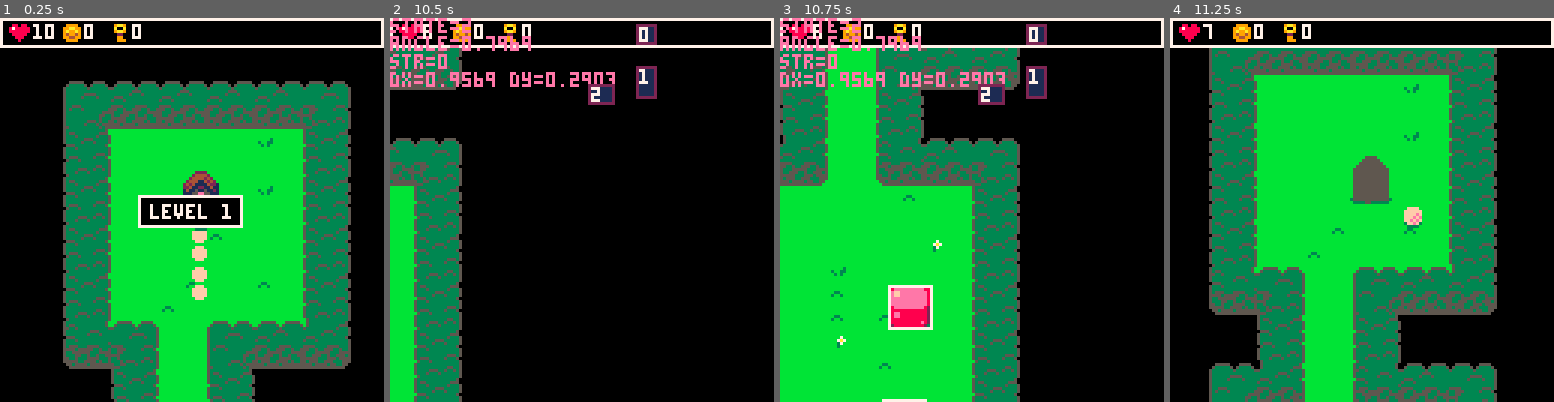
Above: before the commit, frames 1-4 (left to right).
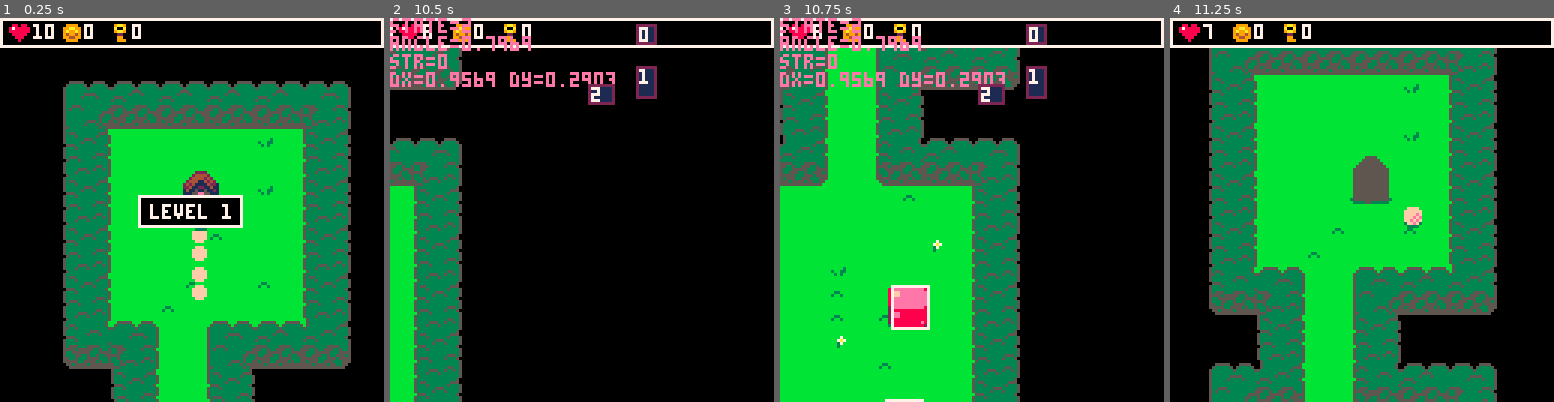
Above: after the commit, the same moments.

Repository: jlauener/GolfRL
Game: PICO-8 cartridge golf.p8
Same seed, same stepped clock (60 frames per second), same inputs: the game is played once before the commit and once after it.
Inputs:
- Up to frame 1 (0.25 s): no input
- Up to frame 2 (10.5 s): tap O (Z key) at 0.33, 0.7, 1.43, 2.22, 3.1, 3.98, 4.87, 5.75, 6.63, 7.52, 8.4, 9.28, 10.17 s; tap X (X key) at 1.07, 2.07, 2.4, 2.73, 3.07, 3.4, 3.73, 4.07, 4.4, 4.73, 5.07, 5.4, 5.73, 6.07, 6.4, 6.73, 7.07, 7.4, 7.73, 8.07, 8.4, 8.73, 9.07, 9.4, 9.73, 10.07, 10.4 s; hold Left 1.97-2.37 s; hold Down 2.42-2.82 s; hold Right 2.87-3.53 s; hold Up 3.58-4.08 s; hold Right 4.13-4.53 s; hold Down 4.58-5.08 s; hold Left 5.13-5.8 s; hold Up 5.85-6.18 s; hold Left 6.23-6.63 s; hold Down 6.68-7.08 s; hold Right 7.13-7.8 s; hold Up 7.85-8.35 s; hold Right 8.4-8.8 s; hold Down 8.85-9.35 s; hold Left 9.4-10.07 s; hold Up 10.12-10.45 s
- Up to frame 3 (10.75 s): hold Left from 10.5 s (still down); tap X (X key) at 10.73 s
- Up to frame 4 (11.25 s): release Left at 10.9 s; hold Down from 10.95 s (still down); tap O (Z key) at 11.05 s; tap X (X key) at 11.07 s

Frames 1-2 are identical in both runs. In frame 3, 0.4% of the frame differs, in the area x 26-40%, y 69-100%; in frame 4, nothing differs.

Commit message:
tuned hitbox + play different die anim for chest

Diff:
--- a/golf.p8
+++ b/golf.p8
@@ -480,7 +480,7 @@
 									 cnt=0,
 									 frame=0,
 									 acnt=0,
-									 sprite=data.sprite,
+									 sprite=data.spr_idle,
 									 shadow=data.shadow}
 	add(elist,e)
 	return e
@@ -493,44 +493,47 @@
  edata["finish"]={
   finish=true,
   w=8,h=8,
-  sprite=78,sw=2,sh=2}
+  spr_idle=78,sw=2,sh=2}
 
  --door data
  edata["door"]={
   door=true,
   w=16,h=16,
-  sprite=108,sw=2,sh=2,
+  spr_idle=108,sw=2,sh=2,
   shadow=26}
 
  --monster data
  edata["slime"]={
   monster=true,
-  w=14,h=14,
+  w=12,h=14,
   hp=1,
-  bounce=1,
+  bounce=0.8,
   shake=8,
-  sprite=38,sw=2,sh=2,
+  spr_idle=38,sw=2,sh=2,
+  spr_die=128,
   idleint=15,
   shadow=8}
 
  edata["slime_key"]={
   monster=true,
-  w=14,h=14,
+  w=12,h=14,
   hp=1,
-  bounce=1,
+  bounce=0.8,
   shake=8,
   loot="key",
-  sprite=34,sw=2,sh=2,
+  spr_idle=34,sw=2,sh=2,
+  spr_die=128,
   idleint=15,
   shadow=8}
 
  edata["chest_hp"]={
   monster=true,
-  w=14,h=14,
+  w=12,h=14,
   hp=1,
   bounce=0,
   loot="pot_hp",
-  sprite=110,sw=2,sh=2,
+  spr_idle=110,sw=2,sh=2,
+  spr_die=164,
   shadow=24}
 
 	--pickup data
@@ -538,19 +541,19 @@
   pickup=true,
   w=6,h=8,
   key=1,gold=0,hp=0,
-  sprite=49,sw=1,sh=1}
+  spr_idle=49,sw=1,sh=1}
 
  edata["coin"]={
   pickup=true,
-  w=6,h=6,
+  w=6,h=8,
   key=0,gold=1,hp=0,
-  sprite=33,sw=1,sh=1}
+  spr_idle=33,sw=1,sh=1}
 
  edata["pot_hp"]={
   pickup=true,
-  w=6,h=6,
+  w=6,h=8,
   key=0,gold=0,hp=3,
-  sprite=48,sw=1,sh=1}
+  spr_idle=48,sw=1,sh=1}
 
  level=1
  load_level()
@@ -608,8 +611,10 @@
 	   add_e(e.data.loot,e.x,e.y)
 	  end
 	 end
-	 bvx+=bdx*(1-bvpct)*e.data.bounce
-	 bvy+=bdy*(1-bvpct)*e.data.bounce
+	 --bvx+=bdx*(1-bvpct)*e.data.bounce
+	 --bvy+=bdy*(1-bvpct)*e.data.bounce
+	 bvx+=bdx*e.data.bounce
+	 bvy+=bdy*e.data.bounce
 	 if e.data.shake then
 	  shake(bdx,bdy,e.data.shake)
 	 end
@@ -668,7 +673,7 @@
    if fget(mmget(ix,iy),1) then
     --solid
     if crect(x,y,w,h,
-             ix*8,iy*8,8,8) then
+             ix*8+1,iy*8+1,6,6) then
      shake(bdx,bdy,bvpct*10)
      sfx(0)
      return true
@@ -801,13 +806,13 @@
 	    if e.acnt==e.data.idleint then
 	     e.acnt=0
 	     e.frame=(e.frame+1)%2
-	     e.sprite=e.data.sprite+
+	     e.sprite=e.data.spr_idle+
 	              e.frame*e.data.sw
 	    end
     end
    else
     e.cnt+=1
-    e.sprite=128+flr(e.cnt/mdie_speed)*2
+    e.sprite=e.data.spr_die+flr(e.cnt/mdie_speed)*2
     if e.cnt==mdie_frame*mdie_speed then
      del(elist,e)
     end
